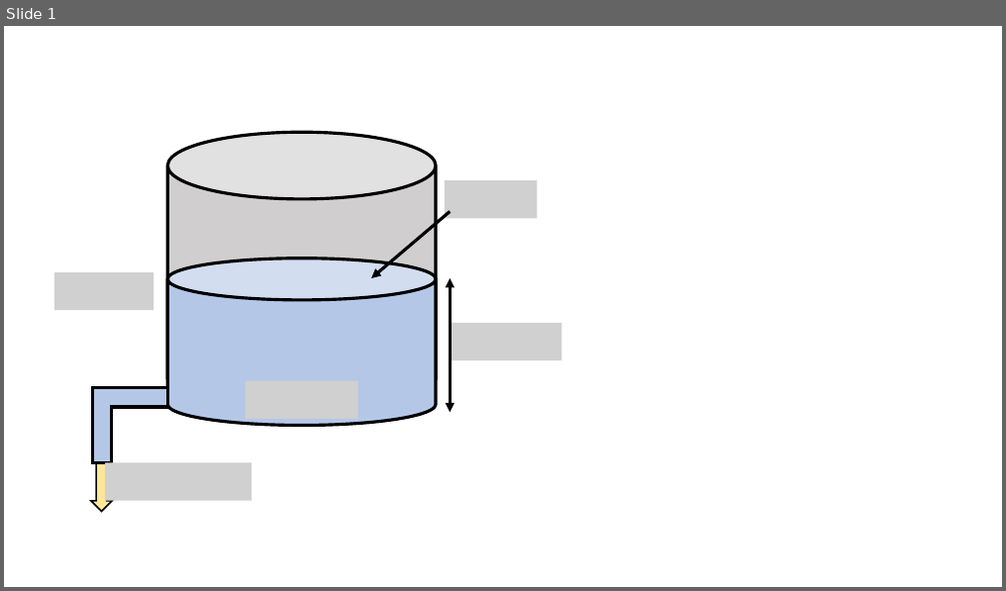
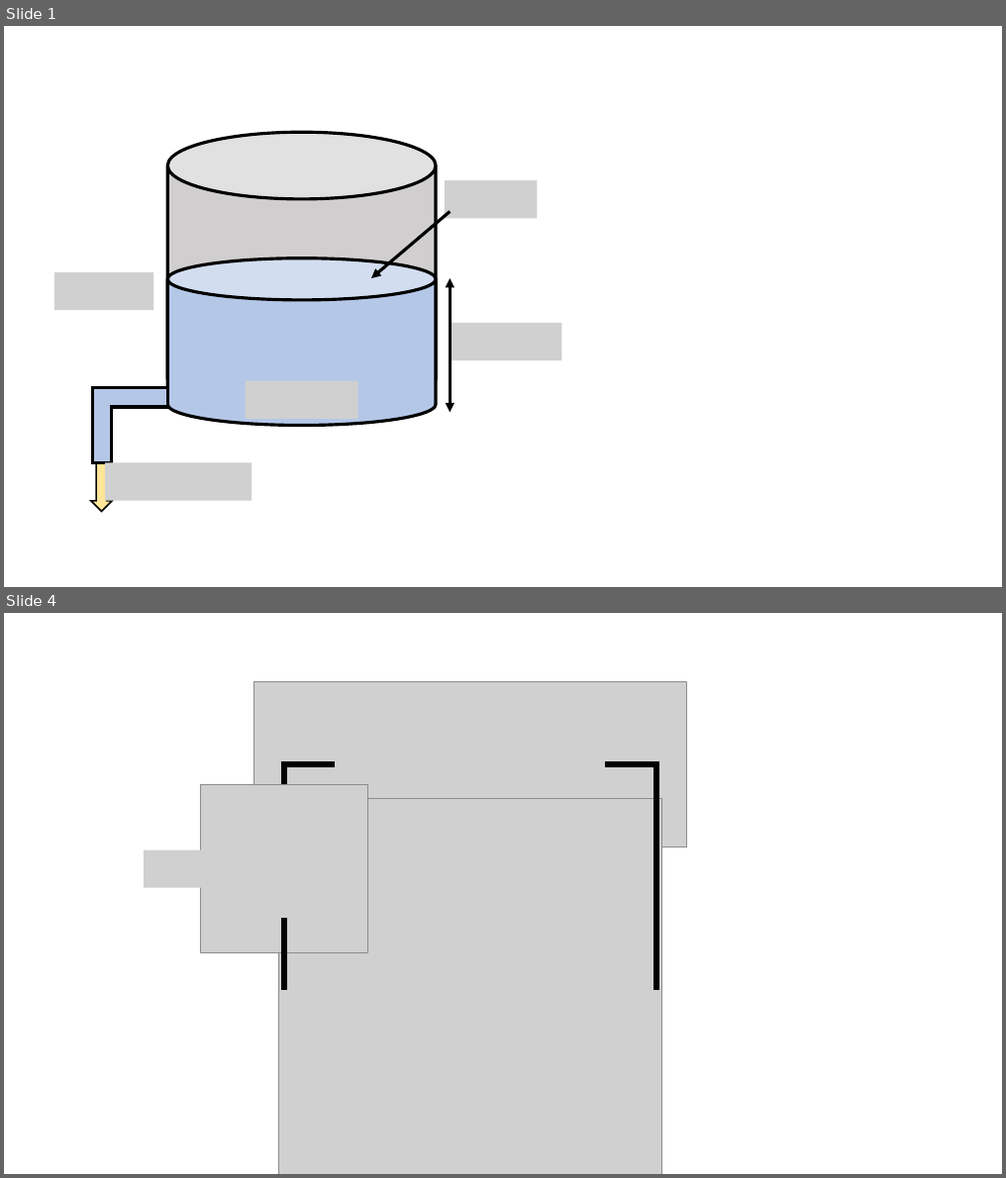
Before and after one commit to destrospooder/system_dynamics, a slide deck: figs.pptx. Shown one above the other, each under a label of ours: slide 1 before the commit, slides 1 and 4 after it; the slides between them are not shown. The pictures are 1006x591 and 1006x1178 pixels, drawn with LibreOffice and Linux fonts; fonts in the diff are those of the drawing; grey boxes stand for pictures. Boxes give left, top, right and bottom in pixels: in the first picture for what was removed or moved away, otherwise in the second. Text is boxed around its words. In the diff, an @@ line names an element or a change of style, - is before the commit and + after.

```diff
--- a/figs.pptx
+++ b/figs.pptx
@@ slide 4 added at box(4, 613, 1002, 1174), background #FFFFFF @@
@@ picture added at box(254, 682, 686, 848) @@
@@ picture added at box(432, 690, 509, 728) @@
@@ picture added at box(200, 785, 368, 954) @@
@@ line added from (282, 764) to (335, 764), #000000 6 pt @@
@@ line added from (284, 818) to (284, 761), #000000 6 pt @@
@@ line added from (604, 765) to (657, 765), #000000 6 pt @@
@@ line added from (656, 990) to (656, 761), #000000 6 pt @@
@@ picture added at box(279, 799, 662, 1174) @@
@@ picture added at box(144, 851, 226, 888) @@
@@ picture added at box(432, 894, 505, 931) @@
@@ line added from (285, 990) to (285, 919), #000000 6 pt @@
@@ picture added at box(381, 1037, 560, 1090) @@
```
Also in this commit, not shown: 1 slide changed, 1 other slide added, 57 other files.
